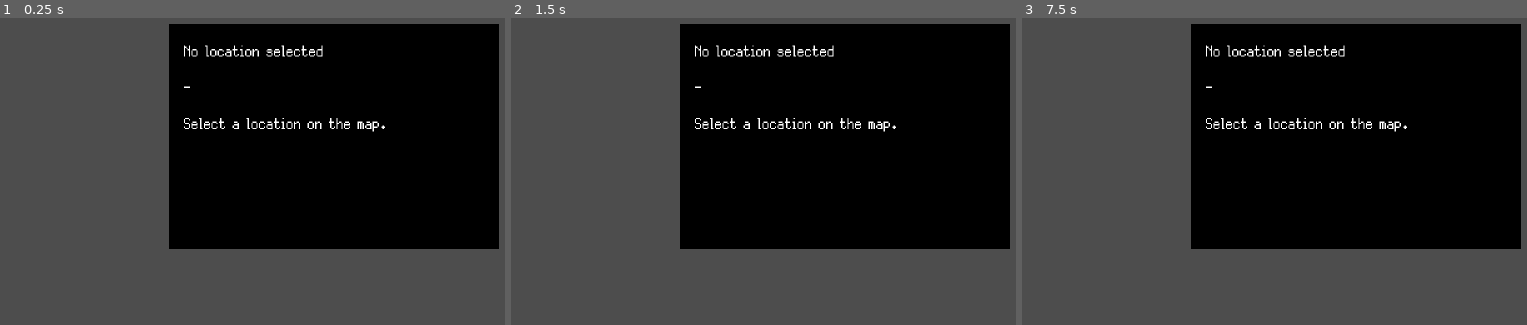
Above: before the commit, frames 1-3 (left to right).
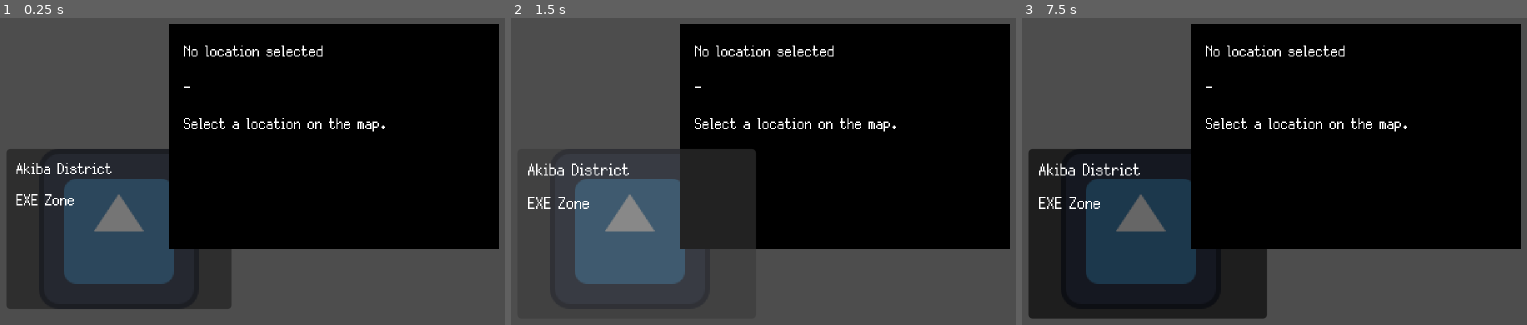
Above: after the commit, the same moments.

Repository: GYU-GAZE/NULL-NETWORK
Game: Godot game, scene res://apps/navigator/app_navigator.tscn
Two runs of this game, one before a commit and one after it. Both use one fixed random seed, a clock stepped at 60 frames per second and the inputs below. This scene is started directly instead of the project's main scene. The engine's default icon, where the game draws it, is replaced by a stand-in: a white triangle on a blue panel in a dark square.
Inputs (mouse positions are in pixels of both pictures, inside the frame that each line leads up to):
- Up to frame 1 (0.25 s): no input
- Up to frame 2 (1.5 s): click (632, 229) at 0.52 s; click (637, 232) at 1.27 s
- Up to frame 3 (7.5 s): click (1148, 232) at 2.02 s; tap Enter at 2.75, 4.25, 5.75 s; move the mouse to (1314, 205) at 2.77 s; click (1314, 205) at 2.92 s; tap Space at 3.5, 5, 6.5 s; drag from (outside the picture) to (1102, 318) at 3.52 s; move the mouse to (1218, 128) at 4.27 s; click (1218, 128) at 4.42 s; drag from (1102, 318) to (outside the picture) at 5.02 s; move the mouse to (1380, 297) at 5.77 s; click (1380, 297) at 5.92 s; drag from (outside the picture) to (outside the picture) at 6.52 s; move the mouse to (1178, 229) at 7.27 s; click (1178, 229) at 7.42 s

The runs differ from the first frame. In frame 1, 19% of the frame differs, in the area x 1-46%, y 42-95%; in frame 2, 14%; in frame 3, 21%, in the area x 1-49%, y 42-99%.
Error before the commit: Cannot call method 'hide' on a null value. (res://apps/navigator/app_navigator.gd:431)
Error after the commit: Cannot call method 'hide' on a null value. (res://apps/navigator/app_navigator.gd:459)

Commit message:
world map test

Diff:
--- a/apps/navigator/app_navigator.gd
+++ b/apps/navigator/app_navigator.gd
@@ -39,6 +39,7 @@
 var _map_dragging: bool = false
 var _map_press_position: Vector2 = Vector2.ZERO
 var _map_last_pointer_position: Vector2 = Vector2.ZERO
+var _current_pan_normalized: Vector2 = Vector2(0.5, 0.5)
 
 
 func _ready() -> void:
@@ -68,10 +69,20 @@
 	_apply_map_geometry()
 
 	if world_data != null:
-		set_pan_normalized(world_data.initial_pan_normalized)
-	else:
-		_clamp_map_position()
-
+		_current_pan_normalized = Vector2(
+			clampf(
+				world_data.initial_pan_normalized.x,
+				0.0,
+				1.0
+			),
+			clampf(
+				world_data.initial_pan_normalized.y,
+				0.0,
+				1.0
+			)
+		)
+
+	set_pan_normalized(_current_pan_normalized)
 	_refresh_marker_positions()
 
 
@@ -92,29 +103,43 @@
 	if world_data == null:
 		return
 
-	var resolved_map_size: Vector2 = world_data.get_resolved_map_size()
-
-	if resolved_map_size.x <= 0.0 or resolved_map_size.y <= 0.0:
+	var resolved_map_size: Vector2 = (
+		world_data.get_resolved_map_size()
+	)
+
+	if (
+		resolved_map_size.x <= 0.0
+		or resolved_map_size.y <= 0.0
+	):
 		push_error(
-		"NavigatorApp: world_data requires a valid map texture "
-		+ "or map_logical_size."
-	)
-	return
-
-	var clean_map_size: Vector2 = KubuOSMetrics.snap_vector(
-	resolved_map_size
-)
-
-	map_content.set_anchors_preset(Control.PRESET_TOP_LEFT)
-	map_content.size = KubuOSMetrics.snap_vector(clean_map_size)
-
-	map_background.set_anchors_preset(Control.PRESET_FULL_RECT)
+			"NavigatorApp: world_data requires a valid map texture "
+			+ "or map_logical_size."
+		)
+		return
+
+	var clean_map_size: Vector2 = (
+		KubuOSMetrics.snap_vector(resolved_map_size)
+	)
+
+	map_content.set_anchors_preset(
+		Control.PRESET_TOP_LEFT
+	)
+	map_content.position = (
+		KubuOSMetrics.snap_vector(map_content.position)
+	)
+	map_content.size = clean_map_size
+
+	map_background.set_anchors_preset(
+		Control.PRESET_FULL_RECT
+	)
 	map_background.position = Vector2.ZERO
-	map_background.size = map_content.size
-
-	marker_layer.set_anchors_preset(Control.PRESET_FULL_RECT)
+	map_background.size = clean_map_size
+
+	marker_layer.set_anchors_preset(
+		Control.PRESET_FULL_RECT
+	)
 	marker_layer.position = Vector2.ZERO
-	marker_layer.size = map_content.size
+	marker_layer.size = clean_map_size
 
 
 func _rebuild_markers() -> void:
@@ -217,7 +242,7 @@
 
 func _refresh_after_viewport_resize() -> void:
 	_apply_map_geometry()
-	_clamp_map_position()
+	set_pan_normalized(_current_pan_normalized)
 	_refresh_marker_positions()
 
 
@@ -269,6 +294,8 @@
 
 	map_content.position += movement_delta
 	_clamp_map_position()
+
+	_current_pan_normalized = get_pan_normalized()
 
 	map_viewport.accept_event()
 
@@ -315,6 +342,7 @@
 		clampf(normalized_pan.x, 0.0, 1.0),
 		clampf(normalized_pan.y, 0.0, 1.0)
 	)
+	_current_pan_normalized = clean_pan
 
 	map_content.position = Vector2(
 		_normalized_pan_to_axis_position(
--- a/apps/navigator/app_navigator.tscn
+++ b/apps/navigator/app_navigator.tscn
@@ -1,6 +1,8 @@
 [gd_scene format=3 uid="uid://b2jukdy0iqin4"]
 
 [ext_resource type="Script" uid="uid://ckvkd6ckteaqr" path="res://apps/navigator/app_navigator.gd" id="1_bqhse"]
+[ext_resource type="Resource" uid="uid://bhuvy1mqbcl1y" path="res://data/content/map/world_map.tres" id="2_6045y"]
+[ext_resource type="PackedScene" uid="uid://bh2dywcre5tcr" path="res://apps/navigator/ui/navigator_location_marker.tscn" id="2_i80et"]
 
 [node name="AppNavigator" type="Control" unique_id=1687208961]
 layout_mode = 3
@@ -10,6 +12,8 @@
 grow_horizontal = 2
 grow_vertical = 2
 script = ExtResource("1_bqhse")
+world_data = ExtResource("2_6045y")
+marker_scene = ExtResource("2_i80et")
 
 [node name="WorldMapLayer" type="Control" parent="." unique_id=1103856258]
 unique_name_in_owner = true
@@ -37,6 +41,7 @@
 anchors_preset = 0
 offset_right = 40.0
 offset_bottom = 40.0
+mouse_filter = 2
 
 [node name="MapBackground" type="TextureRect" parent="WorldMapLayer/MapViewport/MapContent" unique_id=575665119]
 unique_name_in_owner = true
--- a/data/content/encounters/AkihabaraLocation.tres
+++ b/data/content/encounters/AkihabaraLocation.tres
@@ -5,6 +5,9 @@
 
 [resource]
 script = ExtResource("1_pl7wp")
-location_name = "Akihabara"
+location_id = "akihabara"
+location_name = "Akiba District"
+location_subtitle = "EXE Zone"
+location_description = "Most otaku place ever!!"
 spawn_table = ExtResource("2_1dvhy")
 metadata/_custom_type_script = "uid://c81tcrqrtfpb5"
--- /dev/null
+++ b/data/content/map/world_map.tres
@@ -0,0 +1,14 @@
+[gd_resource type="Resource" script_class="NavigatorWorldData" format=3 uid="uid://bhuvy1mqbcl1y"]
+
+[ext_resource type="Script" uid="uid://c81tcrqrtfpb5" path="res://data/templates/map_location.gd" id="1_73nub"]
+[ext_resource type="Resource" uid="uid://csosrd43b0u55" path="res://data/content/encounters/AkihabaraLocation.tres" id="2_7rovj"]
+[ext_resource type="Texture2D" uid="uid://c30ys4pi4314n" path="res://icon.svg" id="2_sphc3"]
+[ext_resource type="Script" uid="uid://bcj6w53pmbaff" path="res://data/templates/navigator_world_data.gd" id="2_uk5ep"]
+
+[resource]
+script = ExtResource("2_uk5ep")
+world_id = "main"
+world_name = "Main"
+map_texture = ExtResource("2_sphc3")
+locations = Array[ExtResource("1_73nub")]([ExtResource("2_7rovj")])
+metadata/_custom_type_script = "uid://bcj6w53pmbaff"
